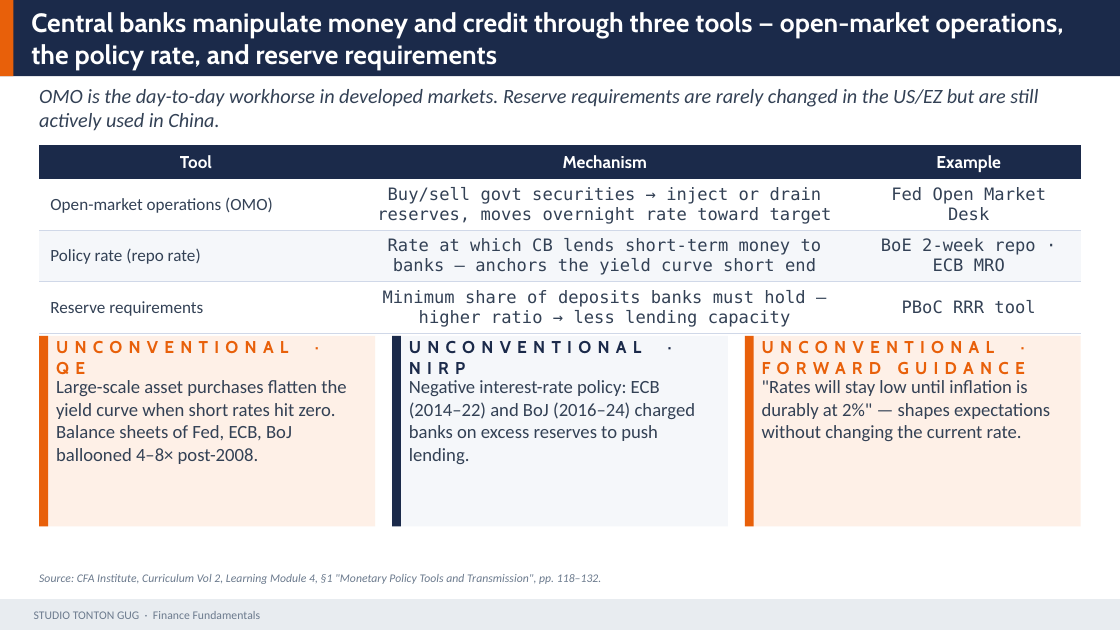
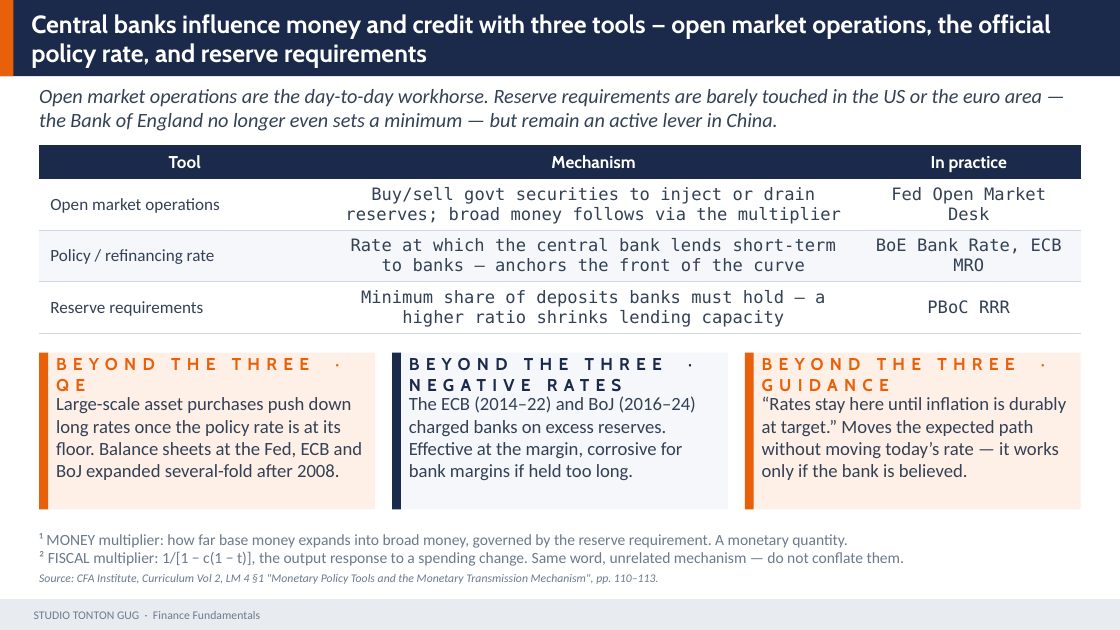
Before and after one commit to Gug4ever/Tonton_Gug_Studio, a slide deck: slide 10 of assets/finance/D05_Macro_Policy_FX.pptx. Drawn at 1120x630 pixels with LibreOffice and Linux fonts; fonts in the diff are those of the drawing. Boxes give left, top, right and bottom in pixels: in the first picture for what was removed or moved away, otherwise in the second. Text is boxed around its words. In the diff, an @@ line names an element or a change of style, - is before the commit and + after.

```diff
--- a/assets/finance/D05_Macro_Policy_FX.pptx
+++ b/assets/finance/D05_Macro_Policy_FX.pptx
@@ text at (x1=31, y1=14, x2=1051, y2=68): text changed; size 17 to 16 pt @@
-Central banks manipulate money and credit through three tools — open-market operations, the policy rate, and reserve requirements
+Central banks influence money and credit with three tools — open market operations, the official policy rate, and reserve requirements
@@ text at (x1=39, y1=89, x2=1042, y2=131): text changed @@
-OMO is the day-to-day workhorse in developed markets. Reserve requirements are rarely changed in the US/EZ but are still actively used in China.
+Open market operations are the day-to-day workhorse. Reserve requirements are barely touched in the US or the euro area — the Bank of England no longer even sets a minimum — but remain an active lever in China.
@@ table at (x1=39, y1=146, x2=1081, y2=331) @@
-row 1, column 3: Example
+row 1, column 3: In practice
-row 2, column 1: Open-market operations (OMO)
+row 2, column 1: Open market operations
-row 2, column 2: Buy/sell govt securities → inject or drain reserves, moves overnight rate toward target
+row 2, column 2: Buy/sell govt securities to inject or drain reserves; broad money follows via the multiplier
-row 3: Policy rate (repo rate) | Rate at which CB lends short-term money to banks — anchors the yield curve short end | BoE 2-week repo · ECB MRO
+row 3: Policy / refinancing rate | Rate at which the central bank lends short-term to banks — anchors the front of the curve | BoE Bank Rate, ECB MRO
-row 4, column 2: Minimum share of deposits banks must hold — higher ratio → less lending capacity
+row 4, column 2: Minimum share of deposits banks must hold — a higher ratio shrinks lending capacity
-row 4, column 3: PBoC RRR tool
+row 4, column 3: PBoC RRR
@@ rectangle resized from (x1=39, y1=336, x2=375, y2=526) to (x1=39, y1=353, x2=375, y2=510) @@
@@ rectangle resized from (x1=39, y1=336, x2=48, y2=526) to (x1=39, y1=353, x2=48, y2=510) @@
@@ text at (x1=56, y1=358, x2=309, y2=392): text changed @@
-UNCONVENTIONAL · QE
+BEYOND THE THREE · QE
@@ rectangle resized from (x1=392, y1=336, x2=728, y2=526) to (x1=392, y1=353, x2=728, y2=510) @@
@@ rectangle resized from (x1=392, y1=336, x2=401, y2=526) to (x1=392, y1=353, x2=401, y2=510) @@
@@ text removed at (x1=409, y1=341, x2=641, y2=374) @@
-UNCONVENTIONAL · NIRP
@@ text added at (x1=409, y1=358, x2=662, y2=392), 11 pt, text #1B2A4A, bold @@
+BEYOND THE THREE · NEGATIVE RATES
@@ rectangle resized from (x1=745, y1=336, x2=1081, y2=526) to (x1=745, y1=353, x2=1081, y2=510) @@
@@ rectangle resized from (x1=745, y1=336, x2=754, y2=526) to (x1=745, y1=353, x2=754, y2=510) @@
@@ text at (x1=762, y1=358, x2=1014, y2=391): text changed @@
-UNCONVENTIONAL · FORWARD GUIDANCE
+BEYOND THE THREE · GUIDANCE
@@ text at (x1=56, y1=397, x2=363, y2=480): text changed @@
-Large-scale asset purchases flatten the yield curve when short rates hit zero. Balance sheets of Fed, ECB, BoJ ballooned 4–8× post-2008.
+Large-scale asset purchases push down long rates once the policy rate is at its floor. Balance sheets at the Fed, ECB and BoJ expanded several-fold after 2008.
@@ text at (x1=409, y1=396, x2=696, y2=480): text changed @@
-Negative interest-rate policy: ECB (2014–22) and BoJ (2016–24) charged banks on excess reserves to push lending.
+The ECB (2014–22) and BoJ (2016–24) charged banks on excess reserves. Effective at the margin, corrosive for bank margins if held too long.
@@ text at (x1=762, y1=396, x2=1066, y2=480): text changed @@
-"Rates will stay low until inflation is durably at 2%" — shapes expectations without changing the current rate.
+“Rates stay here until inflation is durably at target.” Moves the expected path without moving today’s rate — it works only if the bank is believed.
@@ text added at (x1=39, y1=533, x2=904, y2=566), 10 pt, text #6B7A8D @@
+¹ MONEY multiplier: how far base money expands into broad money, governed by the reserve requirement. A monetary quantity.
+² FISCAL multiplier: 1/[1 − c(1 − t)], the output response to a spending change. Same word, unrelated mechanism — do not conflate them.
@@ text at (x1=39, y1=574, x2=659, y2=584): text changed @@
-Source: CFA Institute, Curriculum Vol 2, Learning Module 4, §1 "Monetary Policy Tools and Transmission", pp. 118–132.
+Source: CFA Institute, Curriculum Vol 2, LM 4 §1 "Monetary Policy Tools and the Monetary Transmission Mechanism", pp. 110–113.
```
Also in this commit, not shown: 29 other slides changed, 1 slide added, 1 slide removed, 9 other files.
